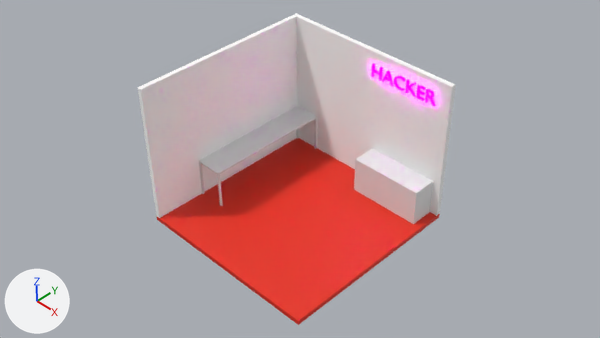
A saved change to the Blender file static/assets/hacker.blend.
Both versions are drawn from the file's camera 'Camera'. The lights are fixed; the arrows at lower left show +X, +Y and +Z. Text is drawn in Blender's own font.

In view in the first picture: 'Cube', 'Cube.001', 'Text', 'floor', 'left wall', 'legs', 'right wall'.
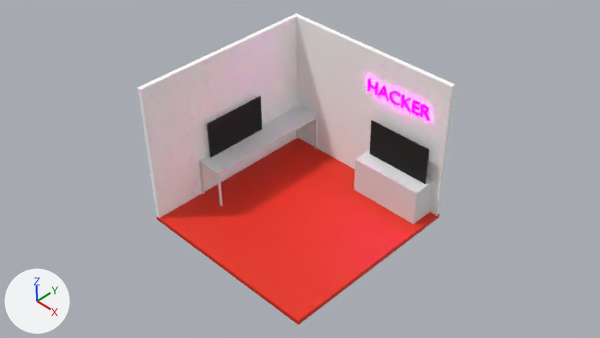
Changed parts and their boxes (x1, y1, x2, y2) in the pictures (600 x 338 px):
'Cube.002', added (black)
    after: (370, 120, 429, 184)
    faces in mat_screen (black #191919): (370, 121, 428, 183)
    faces in mat_tv (black #3f3f3f): (370, 120, 429, 184)
'Cube.003', added (black)
    after: (207, 96, 262, 158)
    faces in mat_screen (black #191919): (208, 97, 262, 157)
    faces in mat_tv (black #3f3f3f): (207, 96, 262, 158)
'Text', moved
    before: (371, 63, 436, 106)
    after: (367, 78, 430, 121)

Diff of the bpy script that builds the scene:
```diff
--- a/static/assets/hacker.blend.py
+++ b/static/assets/hacker.blend.py
@@ mat_screen @@
+mat_screen = principled_material('screen')
+mat_screen.base_color = (0.01, 0.01, 0.01)  # black #191919
+mat_screen.roughness = 1.0
@@ mat_tv @@
+mat_tv = principled_material('TV')
+mat_tv.base_color = (0.0495, 0.0495, 0.0495)  # black #3f3f3f
+mat_tv.metallic = 1.0
@@ me_cube_003 @@
+me_cube_003.from_pydata([(-1.0, -1.0, -1.0), (-1.0, -1.0, 1.0), (1.0, -0.31, -1.0), (1.0, -0.31, 1.0), (1.0, -1.0, -1.0), (1.0, -1.0, 1.0), (-1.0, -0.31, 1.0), (-1.0, -0.31, -1.0), (-1.02, 1.02, -1.03), (-1.02, -1.02, -1.03), (-1.02, -1.02, 1.02), (-1.02, 1.02, 1.02), (1.02, 1.02, -1.03), (1.02, 1.02, 1.02), (1.02, -1.02, -1.03), (1.02, -1.02, 1.02)], [], [(8, 11, 13, 12), (4, 5, 3, 2), (4, 0, 9, 14), (1, 0, 7, 6), (0, 1, 10, 9), (5, 1, 6, 3), (9, 10, 11, 8), (12, 13, 15, 14), (8, 12, 14, 9), (13, 11, 10, 15), (0, 4, 2, 7), (1, 5, 15, 10), (5, 4, 14, 15), (2, 3, 6, 7)])
+for i in [13]: me_cube_003.polygons[i].material_index = 1
+me_cube_003.materials.append(mat_tv)  # black #3f3f3f
+me_cube_003.materials.append(mat_screen)  # black #191919
@@ ob_text @@
 ob_text = bpy.data.objects.new('Text', txt_text)
-ob_text.location = (5.41, -0.34, 6.46)
+ob_text.location = (5.16, -0.3, 5.51)
 ob_text.rotation_euler = (1.571, 0.0, 0.0)  # degrees (90, 0, 0)
@@ ob_cube_003 @@
+ob_cube_003 = bpy.data.objects.new('Cube.003', me_cube_003)
+ob_cube_003.location = (0.49, -4.91, 3.38)
+ob_cube_003.rotation_euler = (0.0, 0.0, 1.571)  # degrees (0, 0, 90)
+ob_cube_003.scale = (1.75, 0.02, 1.0)
@@ ob_cube_002 @@
+ob_cube_002 = bpy.data.objects.new('Cube.002', me_cube_003.copy())
+ob_cube_002.location = (7.66, -0.69, 3.24)
+ob_cube_002.scale = (1.75, 0.02, 1.0)
```
